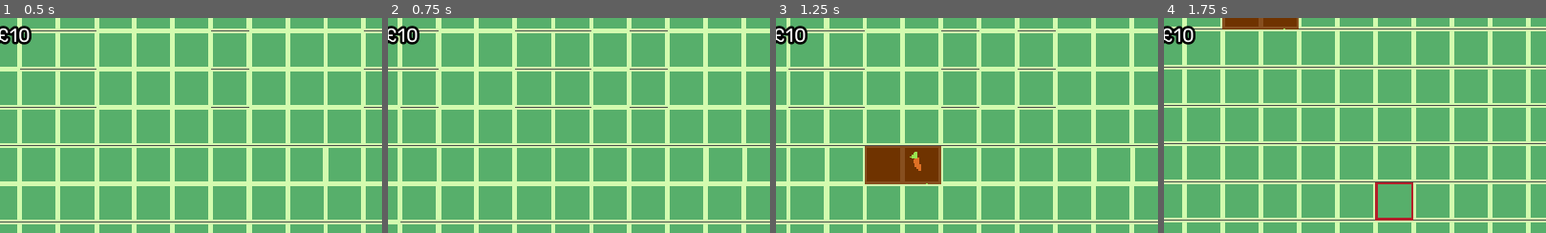
Above: before the commit, frames 1-4 (left to right).
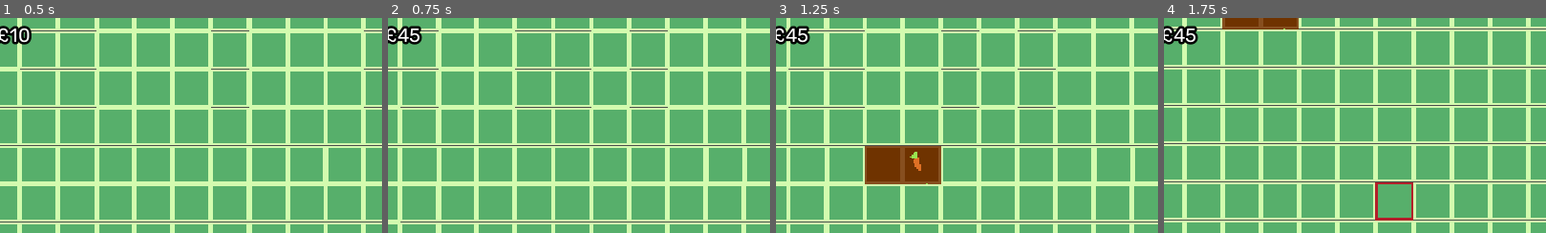
Above: after the commit, the same moments.

Repository: connorwmackay/Harvest
Game: Godot game, scene res://Game.tscn
The game is run twice, just before and just after one commit, with the same random seed, the same clock (stepped at 60 frames per second) and the same inputs.
Inputs (mouse positions are % of the whole screen's width and height, from its top left):
- Up to frame 1 (0.5 s): no input
- Up to frame 2 (0.75 s): tap Enter at 0.5 s; move the mouse to (72, 45) at 0.52 s; press the mouse at (72, 45) at 0.53 s; hold Right (ui_right) from 0.53 s (still down); tap E (plant) at 0.6 s
- Up to frame 3 (1.25 s): keep holding Right (ui_right)
- Up to frame 4 (1.75 s): move the mouse to (30, 55) at 1.27 s; release Right (ui_right) at 1.28 s; release the mouse at (30, 55) at 1.28 s; hold Down (ui_down) from 1.28 s (still down); click (30, 55) at 1.35 s; tap E (plant) at 1.55 s
The pictures show only the part of the screen within x 2-52%, y 12-62%; the shares and areas given below are measured in that part.

Frame 1 is identical in both runs. In frame 2, 0.4% of the frame differs, in the area x 2-9%, y 3-13%; in frame 3, 0.4%; in frame 4, 0.4%.

Commit message:
Plant cost

Diff:
--- a/Money.gd
+++ b/Money.gd
@@ -1,7 +1,7 @@
 extends Label
 class_name Money
 
-export(int) var start_money = 10
+export(int) var start_money = 50
 var money = start_money
 
 func gain_money(amount):
--- a/Plant.gd
+++ b/Plant.gd
@@ -8,6 +8,7 @@
 export(int) var days_until_end = 2
 export(int) var max_days_no_water = 0
 export(int) var value = 10
+export(int) var cost = 5
 
 var was_watered = false
 var num_days_not_watered = 0
--- a/scripts/SelectedTile.gd
+++ b/scripts/SelectedTile.gd
@@ -9,6 +9,7 @@
 
 onready var tilemap = get_tree().get_current_scene().get_node("TileMap")
 onready var datetime: DateTime = get_tree().get_current_scene().find_node("DateTime")
+onready var money = get_tree().get_current_scene().find_node("Money")
 
 var selected_mode = SelectionMode.Till
 
@@ -63,9 +64,12 @@
 			if can_plant:
 				var plant = load("res://CarrotPlant.tscn")
 				var plant_inst = plant.instance()
-				plant_inst.position = tilemap.map_to_world(mouse_map_coord)
-				get_tree().get_current_scene().add_child(plant_inst)
-				num_actions += 1
+
+				if money.can_lose_money(plant_inst.cost):
+					money.lose_money(plant_inst.cost)
+					plant_inst.position = tilemap.map_to_world(mouse_map_coord)
+					get_tree().get_current_scene().add_child(plant_inst)
+					num_actions += 1
 		elif selected_mode == SelectionMode.Sell:
 			for plant in get_tree().get_nodes_in_group("plant"):
 				if plant.position == position and plant.can_sell_plant():
